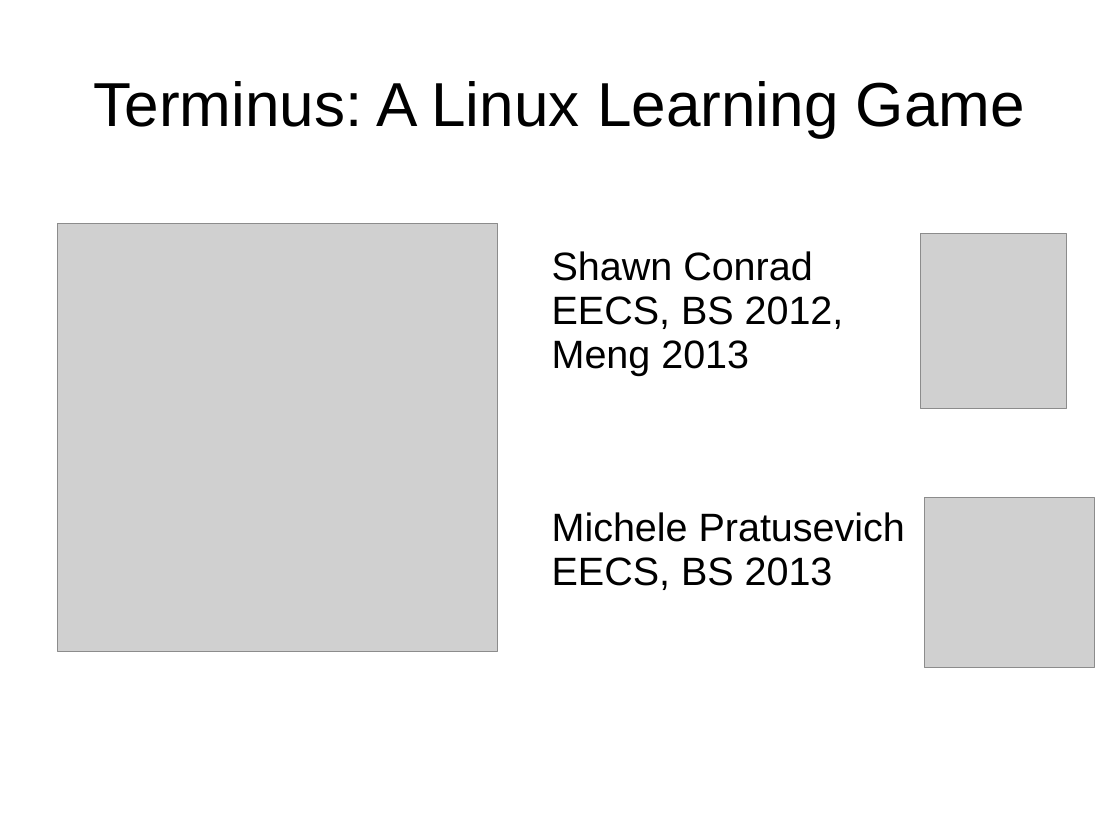
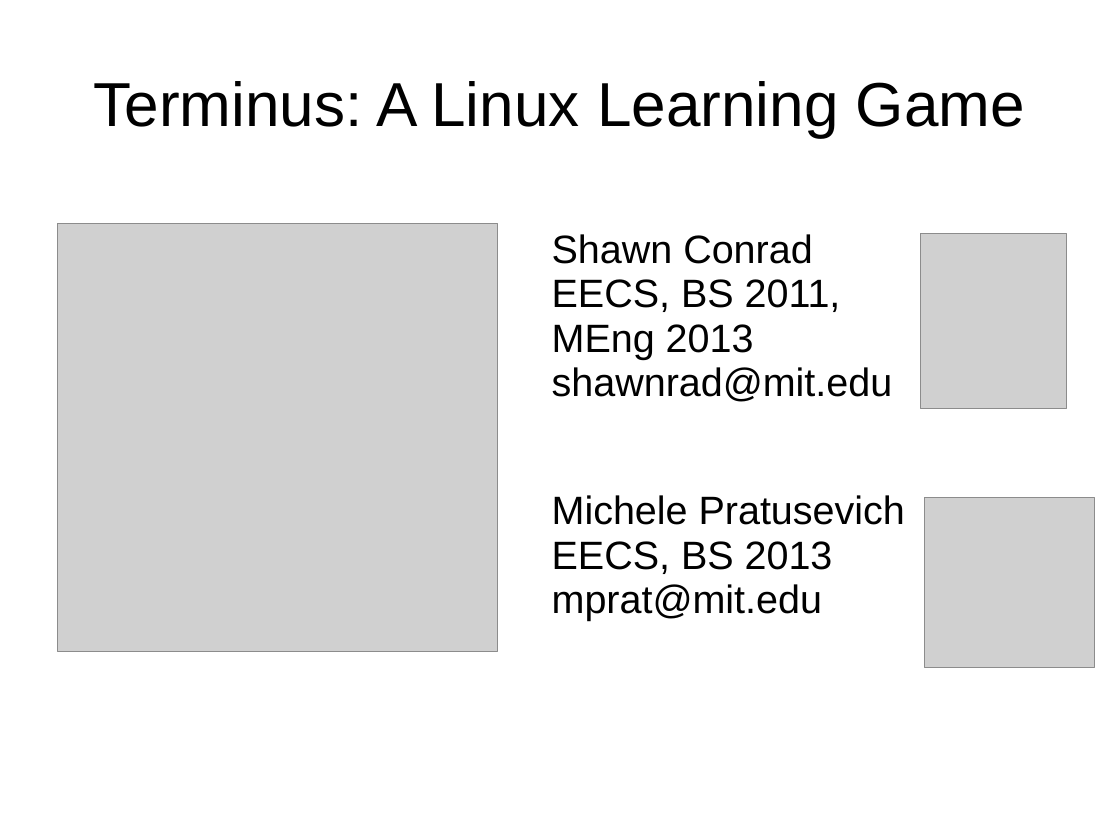
Before and after one commit to sayuriirina/Terminus, a slide deck: slide 1 of docs/icampus_final_round_pres.ppt. Drawn at 1120x840 pixels with LibreOffice and Linux fonts; fonts in the diff are those of the drawing; grey boxes stand for pictures. Boxes give left, top, right and bottom in pixels: in the first picture for what was removed or moved away, otherwise in the second. Text is boxed around its words. In the diff, an @@ line names an element or a change of style, - is before the commit and + after.

```diff
--- a/docs/icampus_final_round_pres.ppt
+++ b/docs/icampus_final_round_pres.ppt
@@ text at (552, 234, 893, 402): text changed @@
-Shawn Conrad
-EECS, BS 2012, Meng 2013
+Shawn Conrad
+EECS, BS 2011, MEng 2013
+shawnrad@mit.edu
@@ text "Michele Pratusevich EECS, BS 2013": place and size @@
-text "Michele Pratusevich EECS, BS 2013" at (552, 512, 905, 590)
+text "Michele Pratusevich EECS, BS 2013" at (552, 495, 905, 620)
@@ text at (552, 584, 822, 620): paragraph added @@
+mprat@mit.edu
```
Also in this commit, not shown: 2 other slides changed, 3 other files.
